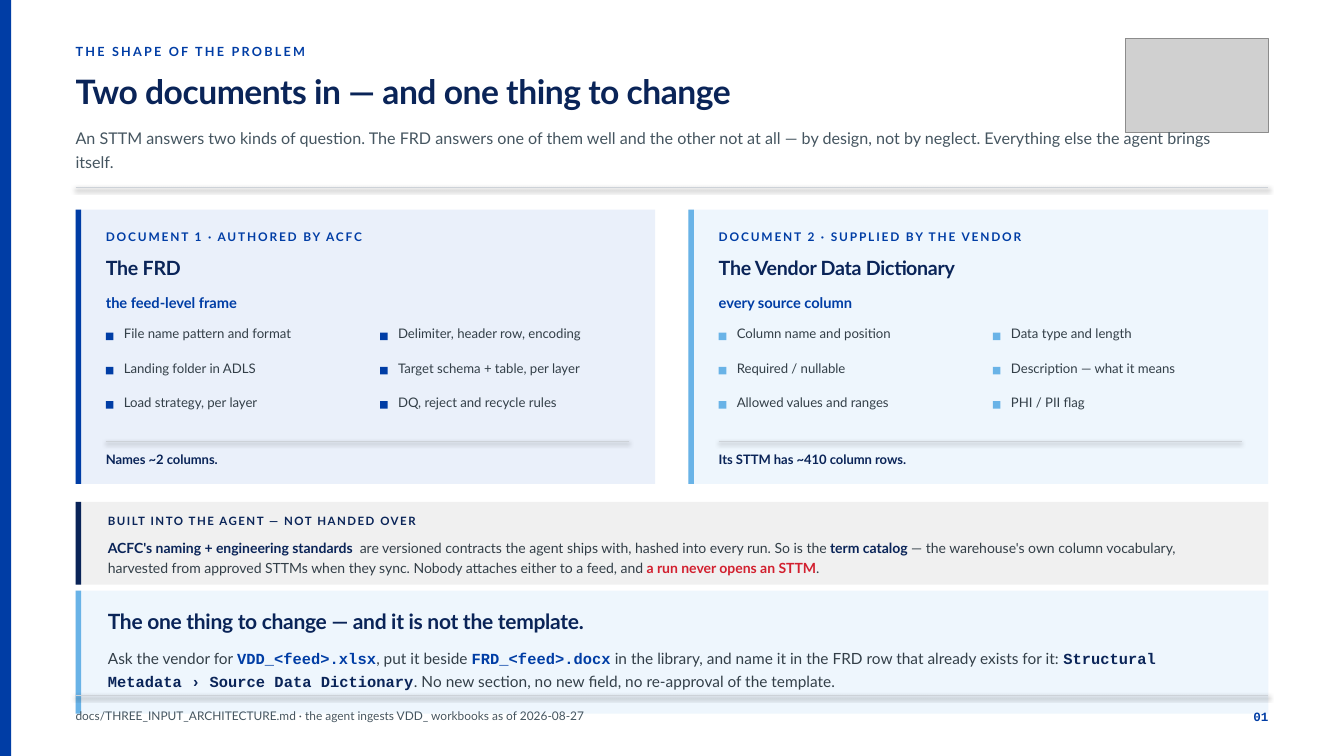
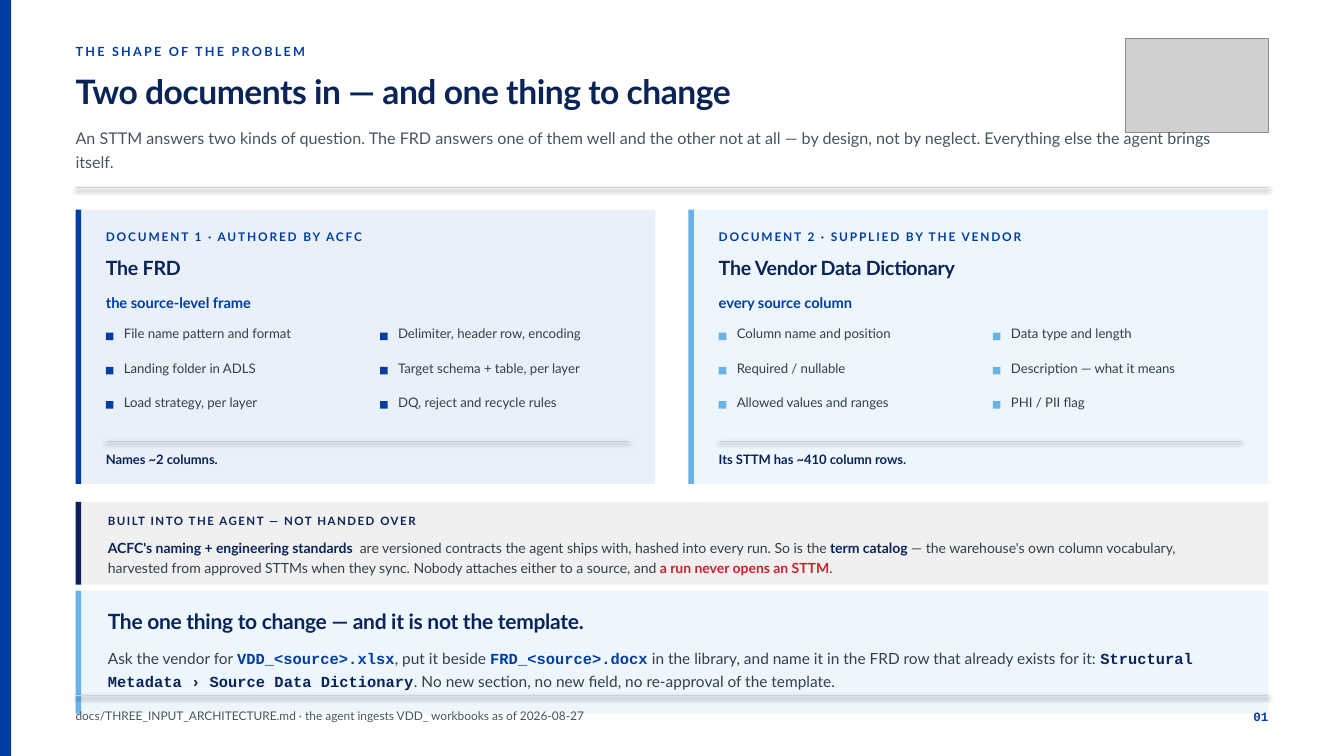
Before and after one commit to ArjunP4Hexaware/frd-to-sttm-agent-v2, a slide deck: slide 1 of context/FRD-and-Dictionary-Input-Requirements.pptx. Drawn at 1344x756 pixels with LibreOffice and Linux fonts; fonts in the diff are those of the drawing; grey boxes stand for pictures. Boxes give left, top, right and bottom in pixels: in the first picture for what was removed or moved away, otherwise in the second. Text is boxed around its words. In the diff, an @@ line names an element or a change of style, - is before the commit and + after.

```diff
--- a/context/FRD-and-Dictionary-Input-Requirements.pptx
+++ b/context/FRD-and-Dictionary-Input-Requirements.pptx
@@ text at (106, 297, 251, 308): text changed @@
-the feed-level frame
+the source-level frame
@@ text at (108, 542, 1175, 576): text changed @@
-ACFC's naming + engineering standards are versioned contracts the agent ships with, hashed into every run. So is the term catalog — the warehouse's own column vocabulary, harvested from approved STTMs when they sync. Nobody attaches either to a feed, and a run never opens an STTM.
+ACFC's naming + engineering standards are versioned contracts the agent ships with, hashed into every run. So is the term catalog — the warehouse's own column vocabulary, harvested from approved STTMs when they sync. Nobody attaches either to a source, and a run never opens an STTM.
@@ text at (108, 652, 1193, 690): text changed @@
-Ask the vendor for VDD_<feed>.xlsx, put it beside FRD_<feed>.docx in the library, and name it in the FRD row that already exists for it: Structural Metadata › Source Data Dictionary. No new section, no new field, no re-approval of the template.
+Ask the vendor for VDD_<source>.xlsx, put it beside FRD_<source>.docx in the library, and name it in the FRD row that already exists for it: Structural Metadata › Source Data Dictionary. No new section, no new field, no re-approval of the template.
```
Also in this commit, not shown: 2 other slides changed, 18 other files.
